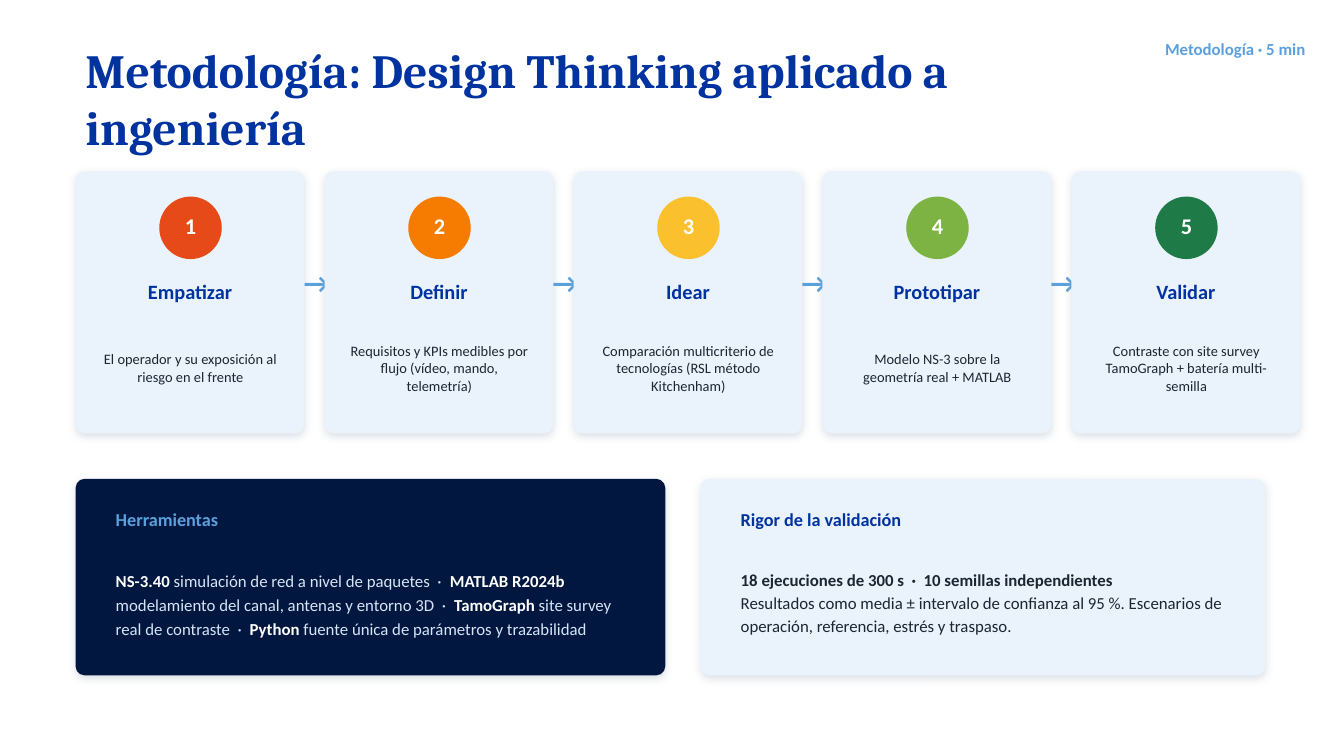
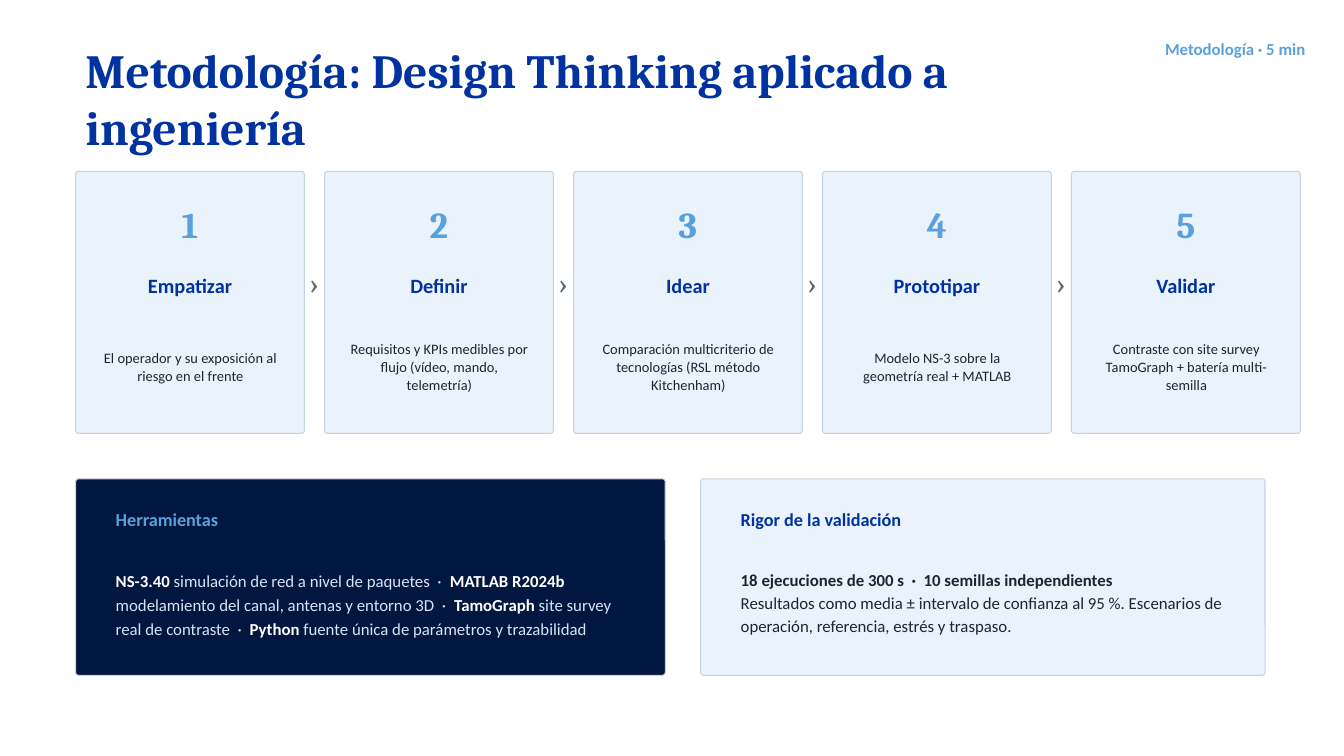
Before and after one commit to AdrianLopez012/tesis-lhd-802.11ac, a slide deck: slide 5 of fase4/presentacion/sustentacion_tesis.pptx. Drawn at 1344x756 pixels with LibreOffice and Linux fonts; fonts in the diff are those of the drawing. Boxes give left, top, right and bottom in pixels: in the first picture for what was removed or moved away, otherwise in the second. Text is boxed around its words. In the diff, an @@ line names an element or a change of style, - is before the commit and + after.

```diff
--- a/fase4/presentacion/sustentacion_tesis.pptx
+++ b/fase4/presentacion/sustentacion_tesis.pptx
@@ ellipse removed at (159,197,222,259) @@
@@ ellipse removed at (408,197,471,259) @@
@@ ellipse removed at (657,197,720,259) @@
@@ ellipse removed at (906,197,969,259) @@
@@ size 16 to 26 pt, font Calibri to Cambria, text colour #FFFFFF to #5AA0DC in 5 elements at (182,213,199,238), (430,213,448,238), (679,213,697,238), (927,213,947,238), (1176,213,1195,238) @@
@@ ellipse removed at (1155,197,1218,259) @@
@@ text at (297,252,332,313): text changed; size 20 to 22 pt; font Calibri to Cambria; text colour #5AA0DC to #5B6670; bold off @@
-→
+›
@@ text at (546,252,581,313): text changed; size 20 to 22 pt; font Calibri to Cambria; text colour #5AA0DC to #5B6670; bold off @@
-→
+›
@@ text at (796,252,830,313): text changed; size 20 to 22 pt; font Calibri to Cambria; text colour #5AA0DC to #5B6670; bold off @@
-→
+›
@@ text at (1045,252,1079,313): text changed; size 20 to 22 pt; font Calibri to Cambria; text colour #5AA0DC to #5B6670; bold off @@
-→
+›
@@ 5 texts: place and size @@
-5 texts at (148,284,1215,303)
+5 texts at (148,278,1215,297)
@@ outline none to #C7D3E2 0.75 pt; shadow off; proportions changed in 7 elements at (76,171,304,434), (325,171,554,434), (574,171,803,434), (823,171,1052,434), (1072,171,1301,434), (76,479,665,676), (701,479,1265,676) @@
```
Also in this commit, not shown: 9 other slides changed, 1 slide added, 1 slide removed, 11 other files.
